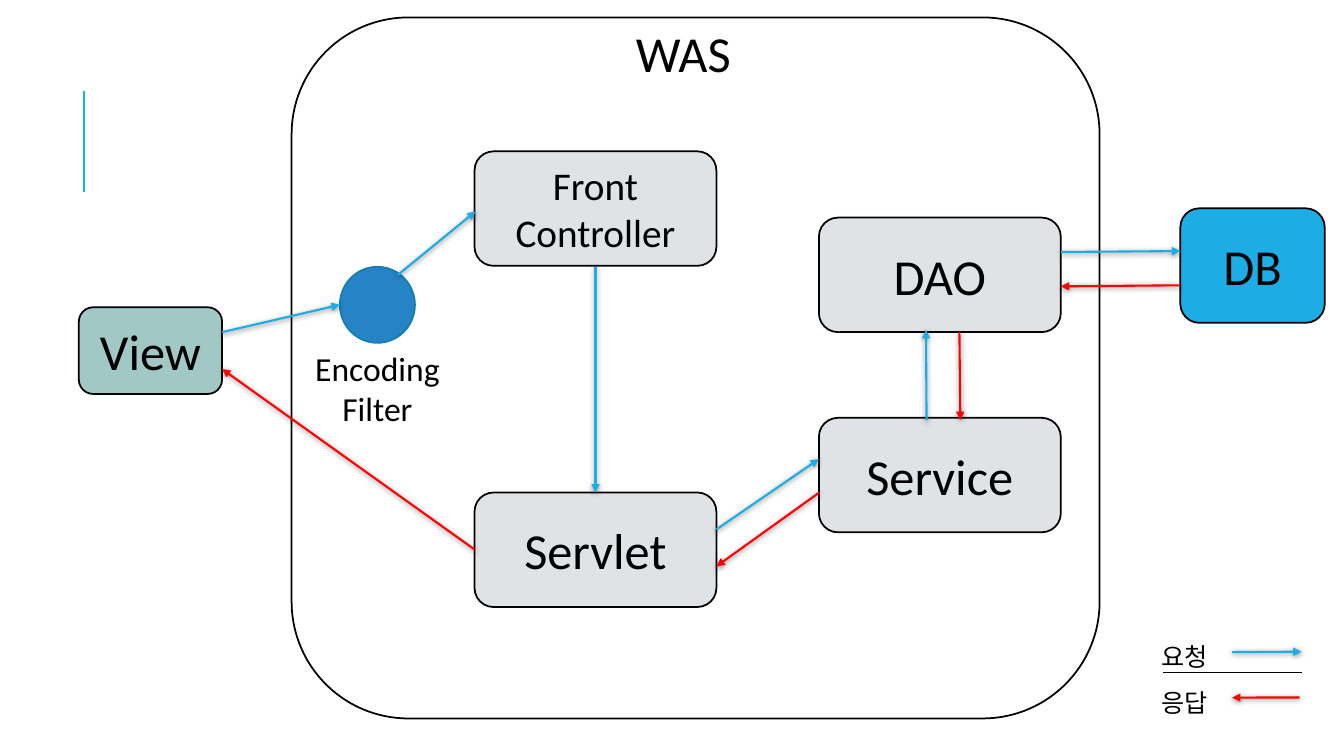
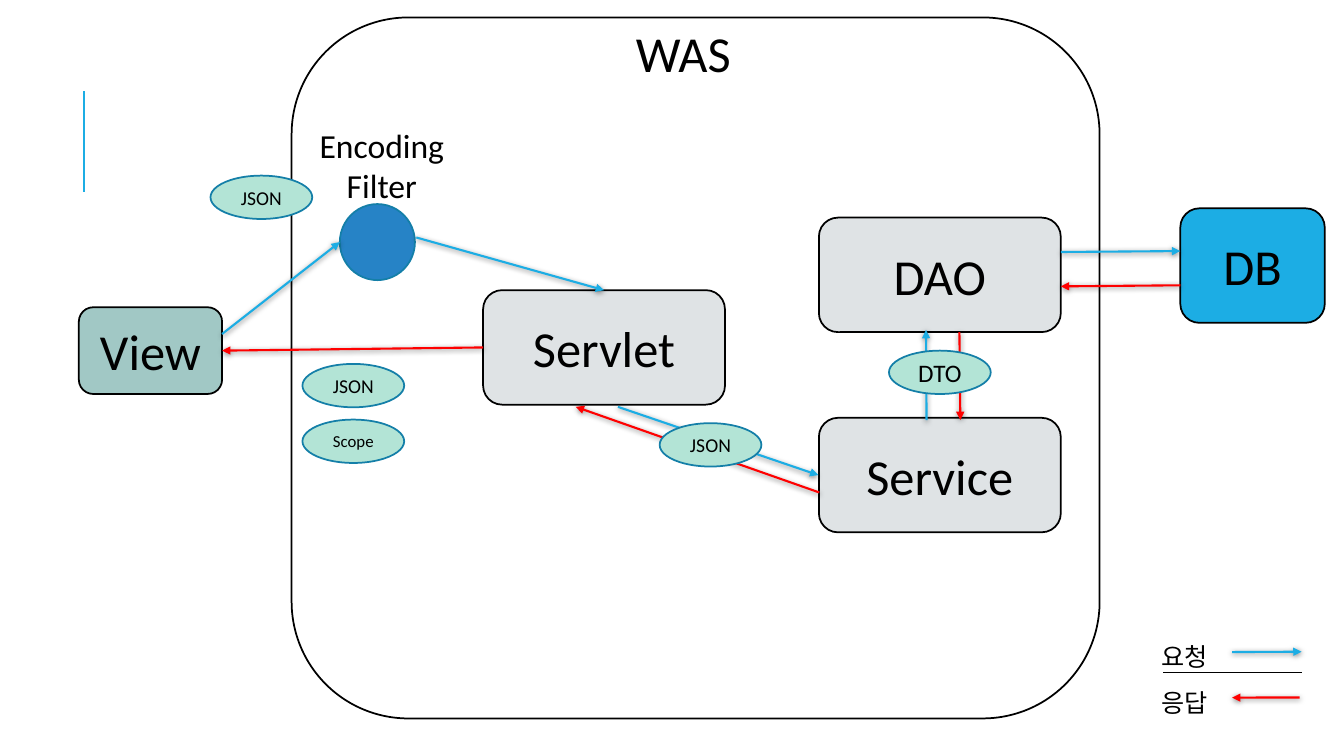
Before and after one commit to zafylus/TeamProj-KDY-, a slide deck: slide 8 of Document/발표자료/중간 프로젝트 발표.pptx. Drawn at 1344x756 pixels with LibreOffice and Linux fonts; fonts in the diff are those of the drawing. Boxes give left, top, right and bottom in pixels: in the first picture for what was removed or moved away, otherwise in the second. Text is boxed around its words. In the diff, an @@ line names an element or a change of style, - is before the commit and + after.

```diff
--- a/Document/발표자료/중간 프로젝트 발표.pptx
+++ b/Document/발표자료/중간 프로젝트 발표.pptx
@@ text "Encoding" rewrapped from bbox=[315, 357, 439, 422] to bbox=[320, 134, 444, 207] @@
@@ ellipse added at bbox=[211, 175, 313, 219], fill #B3E4D6, outline #1580A9 1.25 pt, 14 pt, text #000000 @@
+JSON
@@ rounded rectangle removed at bbox=[475, 151, 717, 266] @@
-Front
-Controller
@@ ellipse: place and size @@
-ellipse at bbox=[340, 267, 415, 343]
+ellipse at bbox=[340, 204, 415, 279]
@@ arrow moved from (398, 275) - (476, 212) to (416, 238) - (604, 290) @@
@@ arrow moved from (222, 333) - (340, 304) to (222, 334) - (340, 242) @@
@@ arrow removed from (596, 267) to (596, 493) @@
@@ rounded rectangle "Servlet": place and size @@
-rounded rectangle "Servlet" at bbox=[475, 493, 717, 608]
+rounded rectangle "Servlet" at bbox=[483, 290, 725, 405]
@@ arrow moved from (475, 549) - (222, 369) to (483, 348) - (222, 351) @@
@@ ellipse added at bbox=[889, 351, 991, 394], fill #B3E4D6, outline #1580A9 1.25 pt, 18 pt, text #000000 @@
+DTO
@@ ellipse added at bbox=[302, 364, 404, 407], fill #B3E4D6, outline #1580A9 1.25 pt, 14 pt, text #000000 @@
+JSON
@@ ellipse added at bbox=[302, 419, 404, 463], fill #B3E4D6, outline #1580A9 1.25 pt, 12 pt, text #000000 @@
+Scope
@@ arrow moved from (820, 493) - (717, 567) to (820, 493) - (576, 407) @@
@@ arrow moved from (717, 529) - (819, 459) to (618, 407) - (819, 475) @@
@@ ellipse added at bbox=[659, 423, 761, 467], fill #B3E4D6, outline #1580A9 1.25 pt, 14 pt, text #000000 @@
+JSON
```
Also in this commit, not shown: 20 other files.
